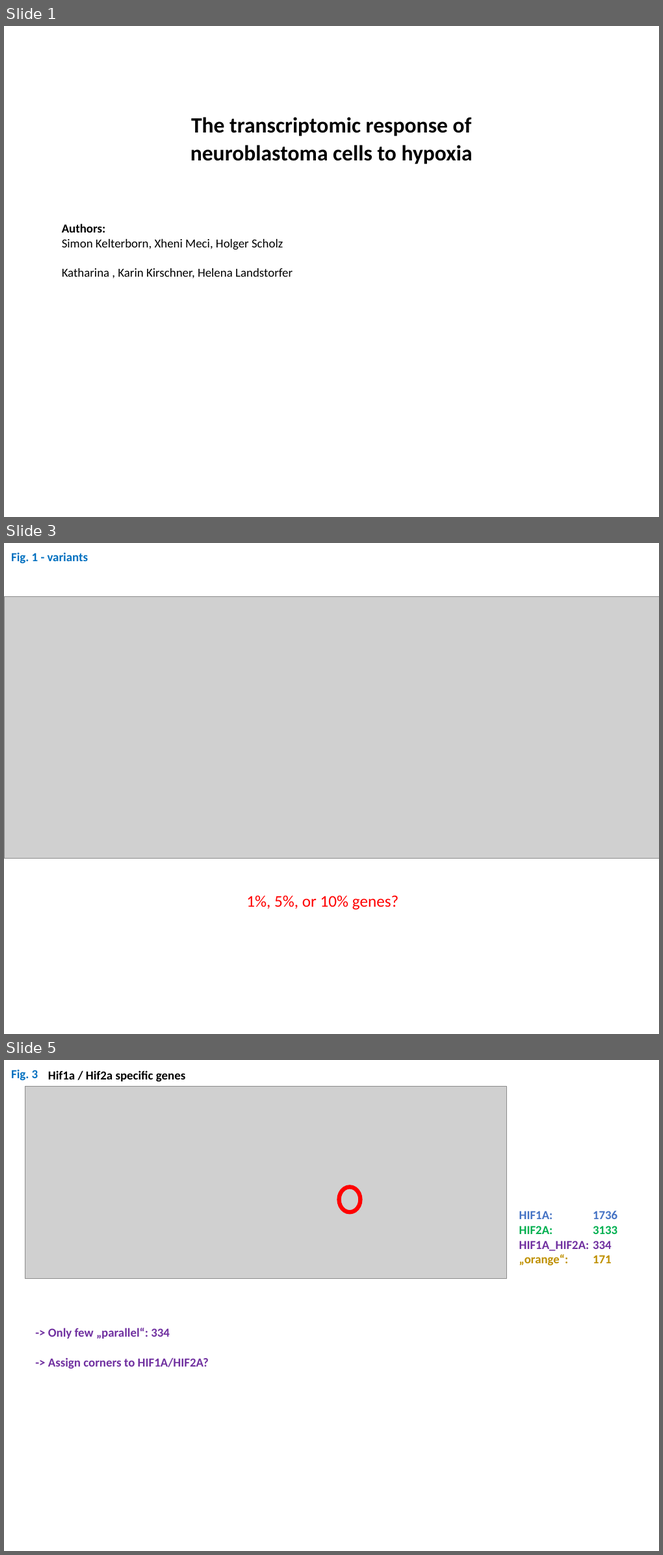
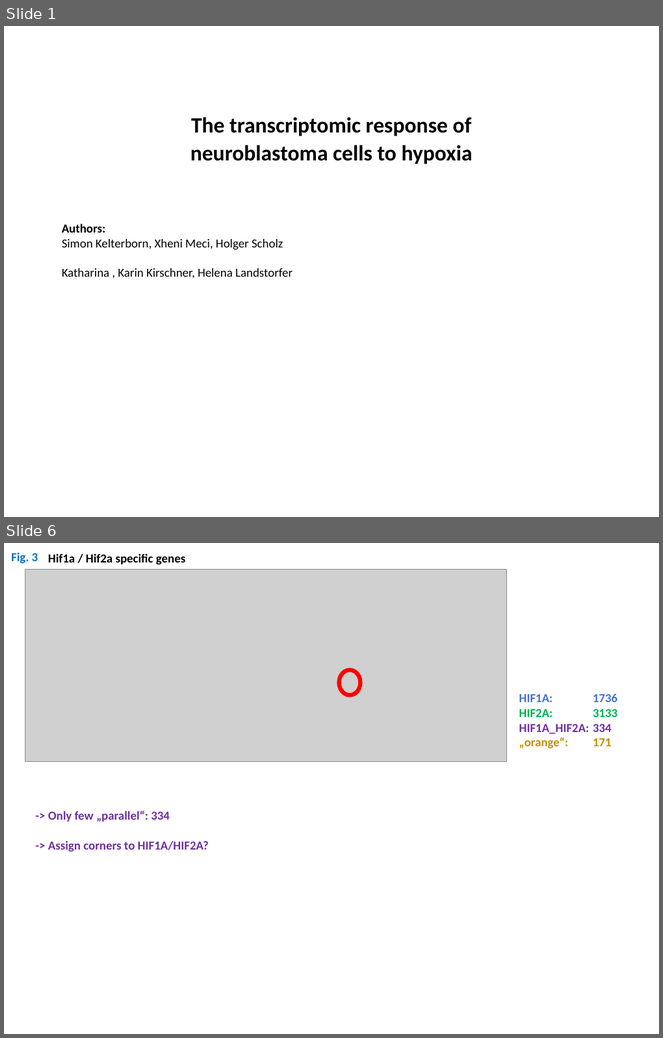
Before and after one commit to DNAborn/RNAseq_Kelly_Hx, a slide deck: 4_manuscript/Figures2.pptx. Shown one above the other, each under a label of ours: slides 1, 3 and 5 before the commit, slides 1 and 6 after it; the slides between them are not shown. The pictures are 663x1555 and 663x1038 pixels, drawn with LibreOffice and Linux fonts; fonts in the diff are those of the drawing; grey boxes stand for pictures. Boxes give left, top, right and bottom in pixels: in the first picture for what was removed or moved away, otherwise in the second. Text is boxed around its words. In the diff, an @@ line names an element or a change of style, - is before the commit and + after.

```diff
--- a/4_manuscript/Figures2.pptx
+++ b/4_manuscript/Figures2.pptx
@@ slide 3 removed at [4,543,659,1034], background #FFFFFF @@
@@ text removed at [11,552,88,564] @@
-Fig. 1 - variants
@@ picture removed at [4,596,659,858] @@
@@ text removed at [246,895,399,910] @@
-1%, 5%, or 10% genes?
@@ what was slide 5 is now slide 6 @@
```
Also in this commit, not shown: 2 slides changed, 7 slides added.
